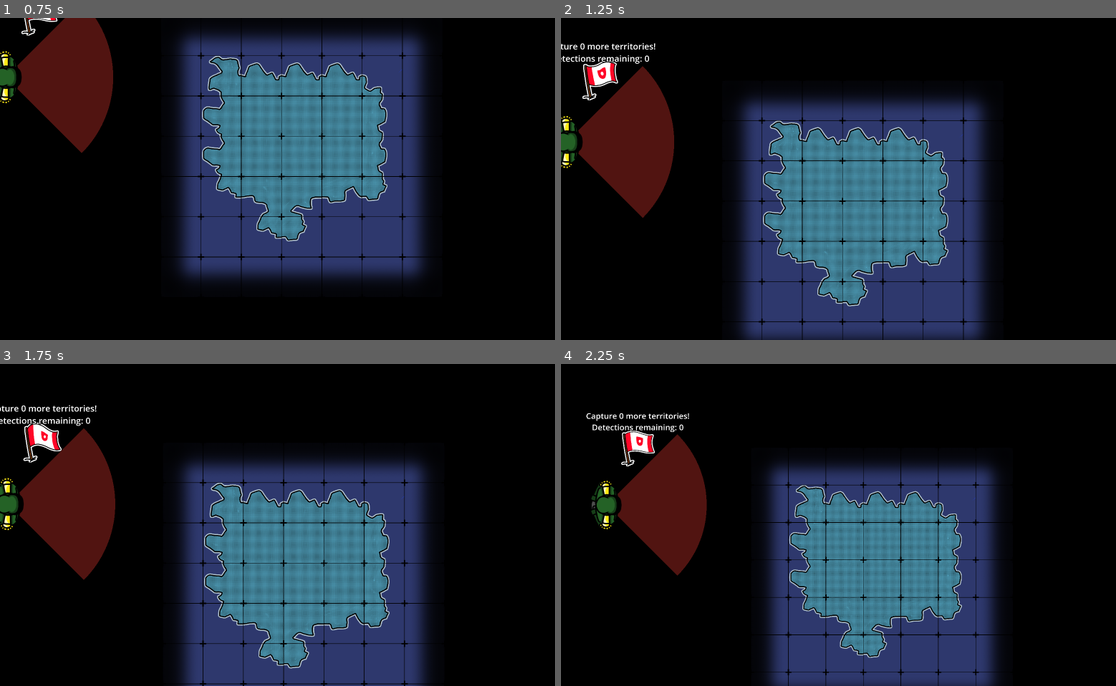
Above: before the commit, frames 1-4 (two rows, left to right).
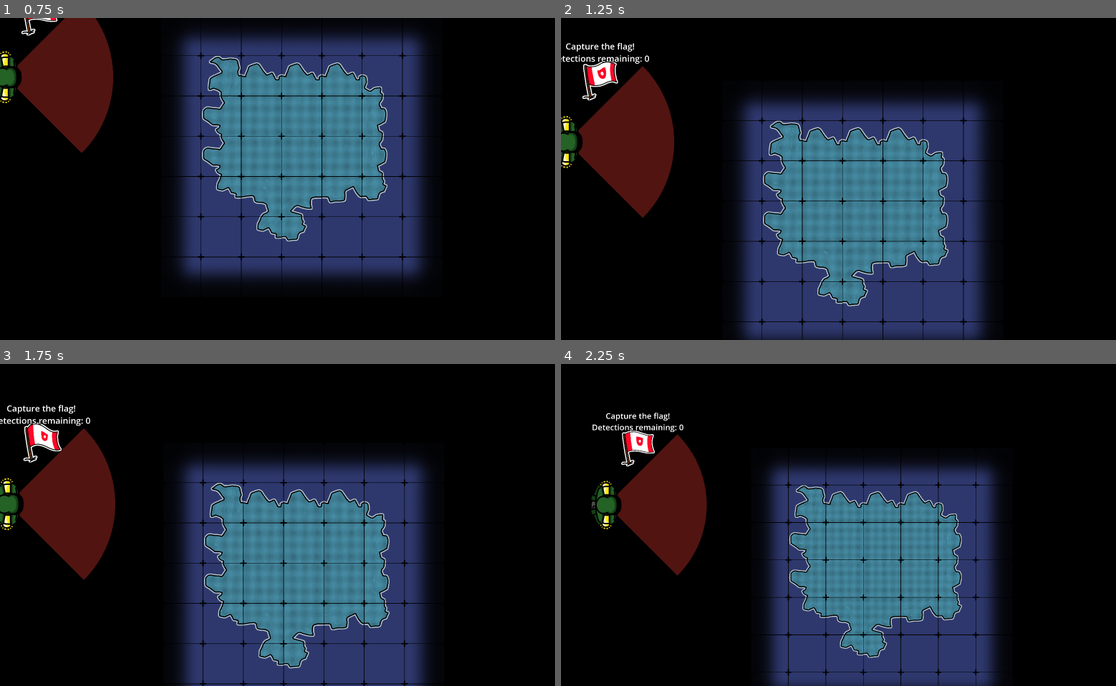
Above: after the commit, the same moments.

Repository: jonas2602/TheSchmenJam2025_09
Game: Godot game, scene res://scenes/map_test.tscn
Same seed, same stepped clock (60 frames per second), same inputs: the game is played once before the commit and once after it. This scene is started directly instead of the project's main scene.
Inputs (mouse positions are in pixels of both pictures, inside the frame that each line leads up to):
- Up to frame 1 (0.75 s): tap Enter at 0.5 s; move the mouse to (255, 243) at 0.52 s; hold W (pan_up) from 0.53 s (still down); right-click (255, 243) at 0.6 s; click (255, 243) at 0.67 s
- Up to frame 2 (1.25 s): keep holding W (pan_up)
- Up to frame 3 (1.75 s): release W (pan_up) at 1.25 s; drag from (460, 573) to (5, 489) at 1.27 s
- Up to frame 4 (2.25 s): move the mouse to (677, 476) at 2.02 s; hold A (pan_left) from 2.03 s (still down); tap Mouse wheel down (zoomOut) at 2.1 s

Frame 1 is identical in both runs. In frame 2, 0.2% of the frame differs, in the area x 0-18%, y 7-11%; in frame 3, 0.2%, in the area x 0-18%, y 12-16%; in frame 4, 0.2%.

Commit message:
Fix flag text

Diff:
--- a/scripts/goal_flag.gd
+++ b/scripts/goal_flag.gd
@@ -35,9 +35,9 @@
 func update_flag_text():
 	var flag_captured : bool = flag_sprite.animation.begins_with("allied")
 	if (flag_captured):
+		goal_label.text = "Capture " + str(GlobalEventSystem.remaining_tiles_to_conquer) + " more territories!"
+	else:
 		goal_label.text = "Capture the flag!"
-	else:
-		goal_label.text = "Capture " + str(GlobalEventSystem.remaining_tiles_to_conquer) + " more territories!"
 
 	goal_label.text += "\nDetections remaining: " + str(GlobalEventSystem.remaining_detections)
 
